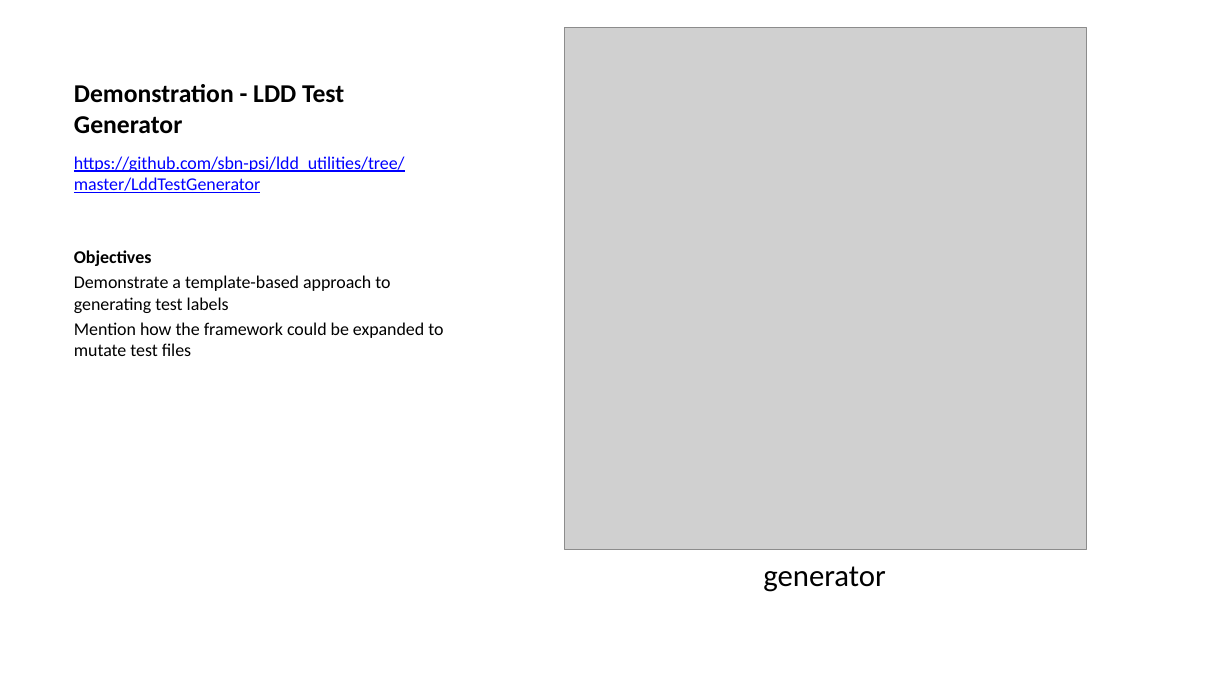
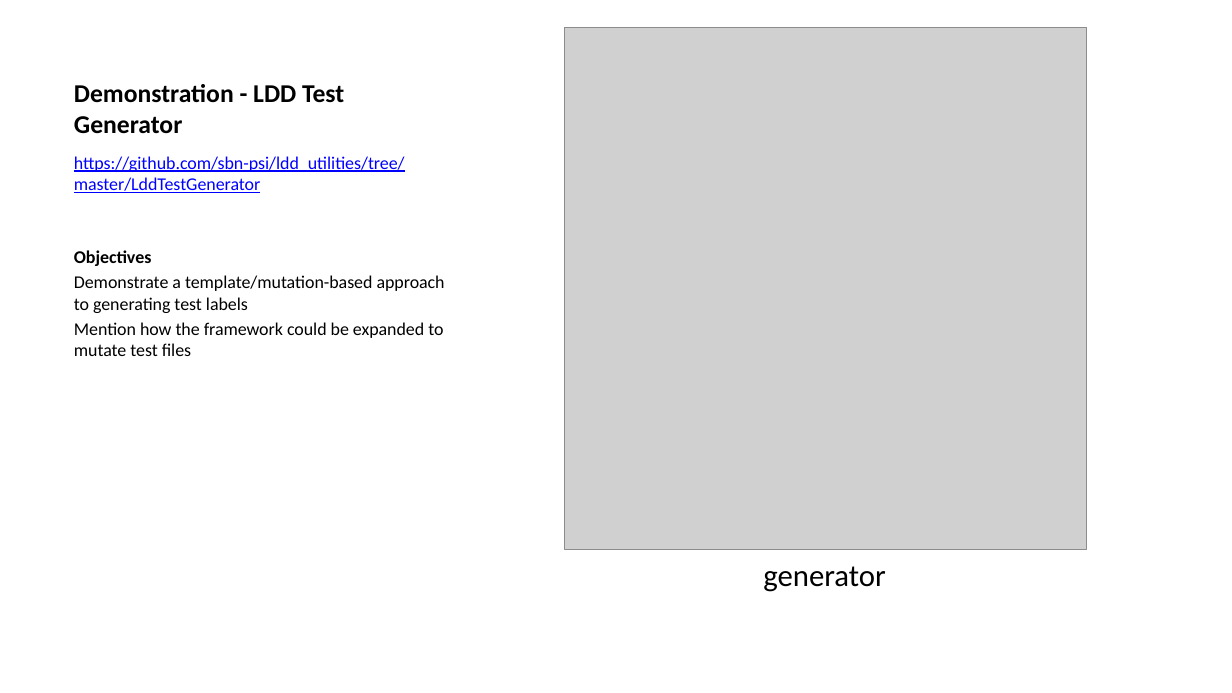
Before and after one commit to sbn-psi/dmsp, a slide deck: slide 11 of LDDTesting/stone-LDDTestingTechniques.pptx. Drawn at 1232x693 pixels with LibreOffice and Linux fonts; fonts in the diff are those of the drawing; grey boxes stand for pictures. Boxes give left, top, right and bottom in pixels: in the first picture for what was removed or moved away, otherwise in the second. Text is boxed around its words. In the diff, an @@ line names an element or a change of style, - is before the commit and + after.

Commit message:
Updated techniques document based on feedback from Raugh.

```diff
--- a/LDDTesting/stone-LDDTestingTechniques.pptx
+++ b/LDDTesting/stone-LDDTestingTechniques.pptx
@@ text at <box>74,275,445,313</box>: text changed @@
-Demonstrate a template-based approach to generating test labels
+Demonstrate a template/mutation-based approach to generating test labels
```
Also in this commit, not shown: 11 other slides changed, 2 other files.
